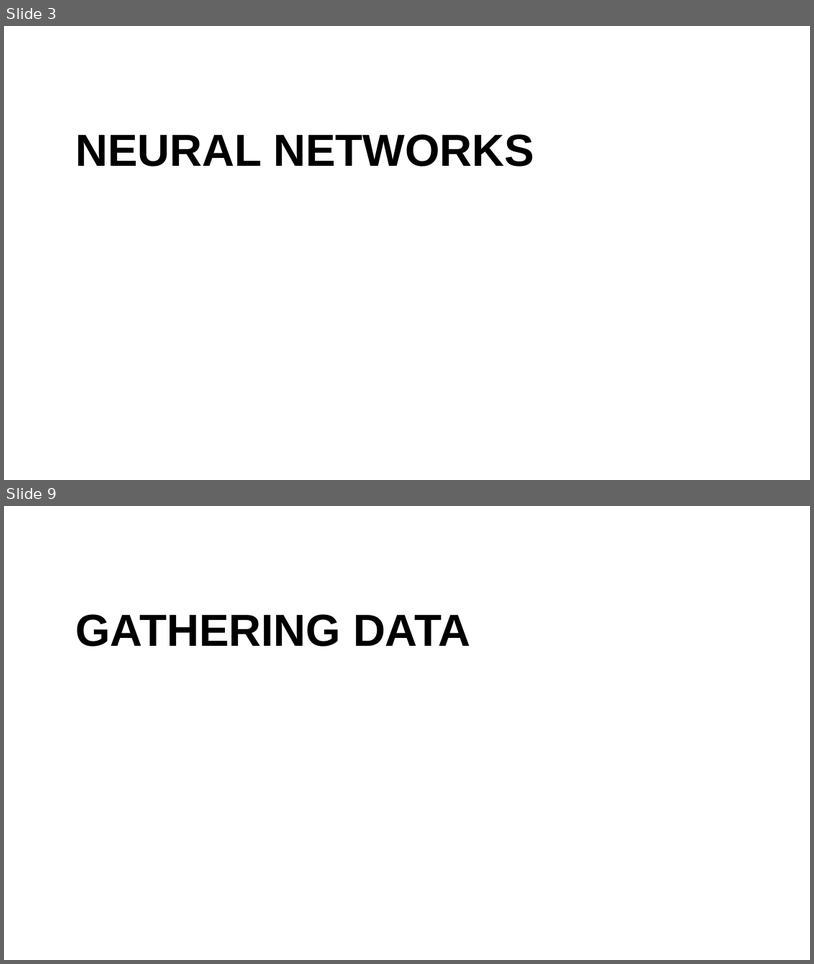
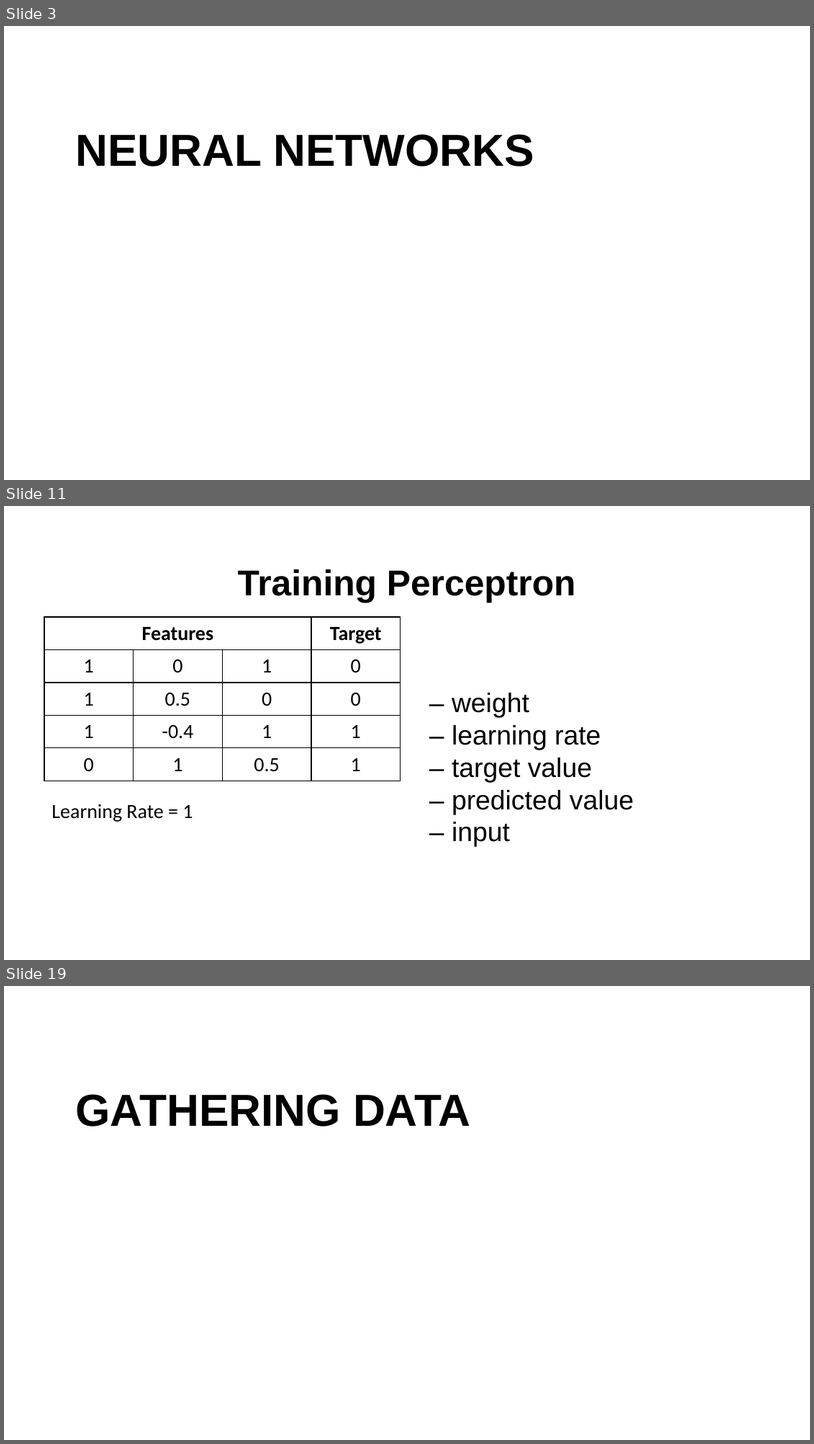
Before and after one commit to fbsmith/sciantix-official, a slide deck: presentations/2026-02-20.pptx. Shown one above the other, each under a label of ours: slides 3 and 9 before the commit, slides 3, 11 and 19 after it; the slides between them are not shown. The pictures are 814x964 and 814x1444 pixels, drawn with LibreOffice and Linux fonts; fonts in the diff are those of the drawing; background and template pictures are left out. Boxes give left, top, right and bottom in pixels: in the first picture for what was removed or moved away, otherwise in the second. Text is boxed around its words. In the diff, an @@ line names an element or a change of style, - is before the commit and + after.

```diff
--- a/presentations/2026-02-20.pptx
+++ b/presentations/2026-02-20.pptx
@@ slide 11 added at [4, 506, 810, 960], background #FFFFFF @@
@@ title added at [238, 569, 576, 603], 32 pt, text #000000, bold @@
+Training Perceptron
@@ table added at [44, 618, 399, 775], 5 rows, 4 columns @@
+Features |  |  | Target
+1 | 0 | 1 | 0
+1 | 0.5 | 0 | 0
+1 | -0.4 | 1 | 1
+0 | 1 | 0.5 | 1
@@ text added at [452, 692, 634, 847], 24 pt, text #000000 @@
+– weight
+– learning rate
+– target value
+– predicted value
+– input
@@ text added at [52, 804, 193, 821], 18 pt, text #000000 @@
+Learning Rate = 1
@@ what was slide 9 is now slide 19 @@
```
Also in this commit, not shown: 2 slides changed, 12 other slides added, 3 slides removed, 6 other files.
